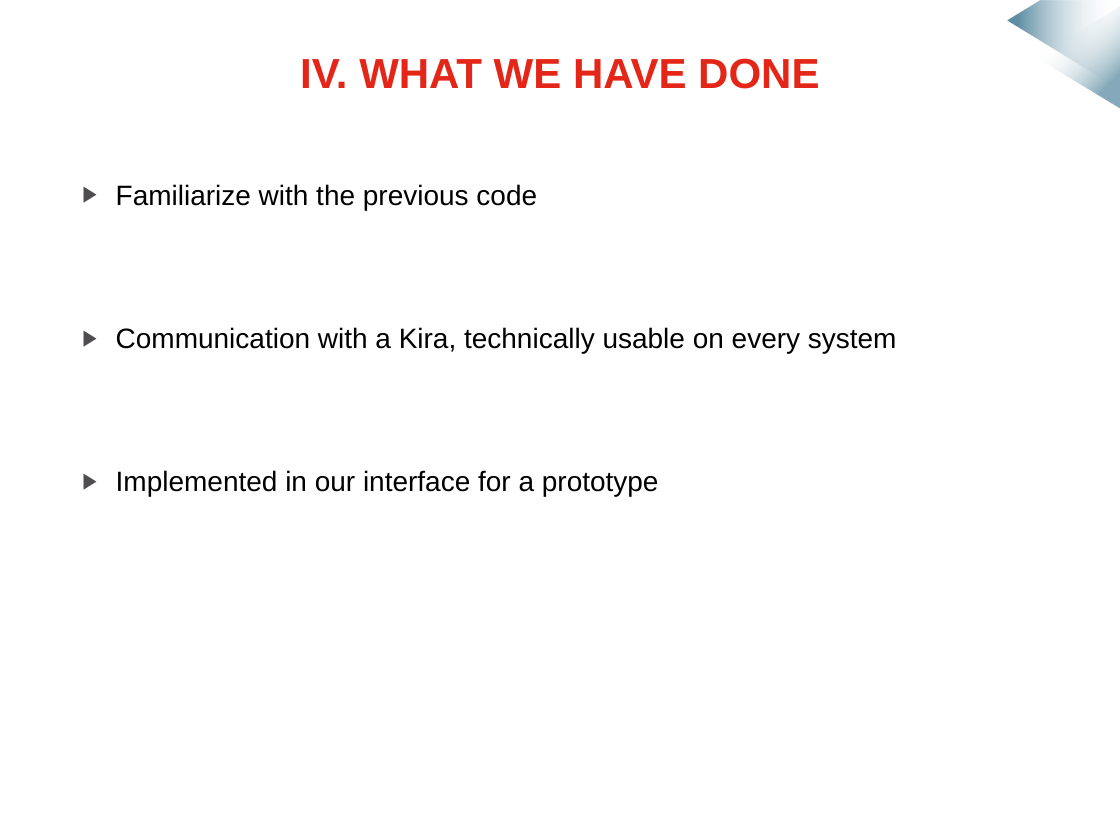
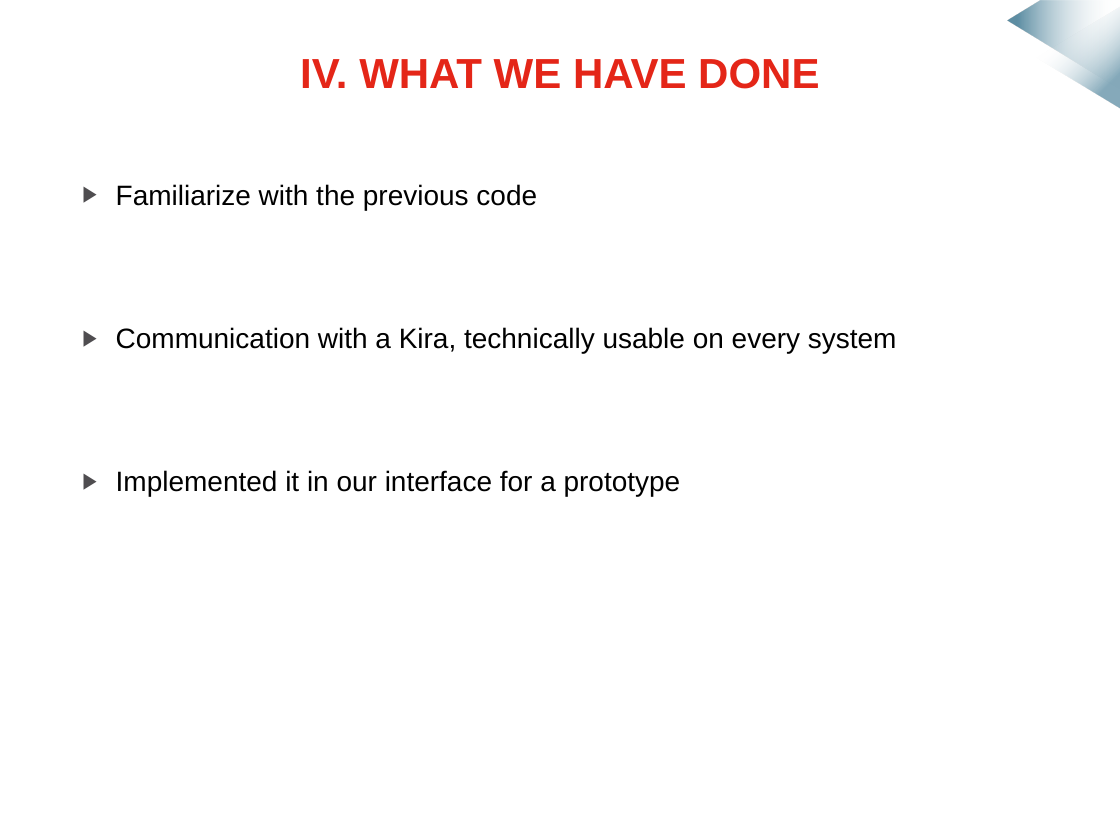
Before and after one commit to mmeven/EP_Domotique_Tablette, a slide deck: slide 13 of Rendu/Diapo_prototype_janvier.pptx. Drawn at 1120x840 pixels with LibreOffice and Linux fonts; fonts in the diff are those of the drawing; background and template pictures are left out. Boxes give left, top, right and bottom in pixels: in the first picture for what was removed or moved away, otherwise in the second. Text is boxed around its words. In the diff, an @@ line names an element or a change of style, - is before the commit and + after.

```diff
--- a/Rendu/Diapo_prototype_janvier.pptx
+++ b/Rendu/Diapo_prototype_janvier.pptx
@@ text at (116, 470, 681, 496): text changed @@
-▶ Implemented in our interface for a prototype
+▶ Implemented it in our interface for a prototype
```
Also in this commit, not shown: 1 other slide changed.
